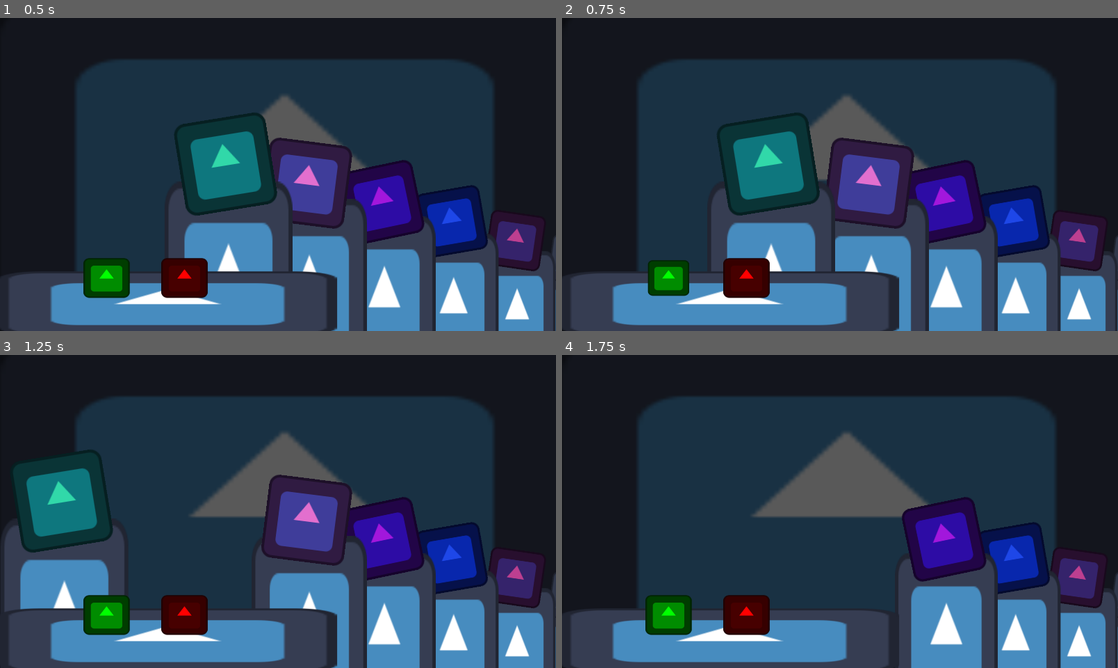
Above: before the commit, frames 1-4 (two rows, left to right).
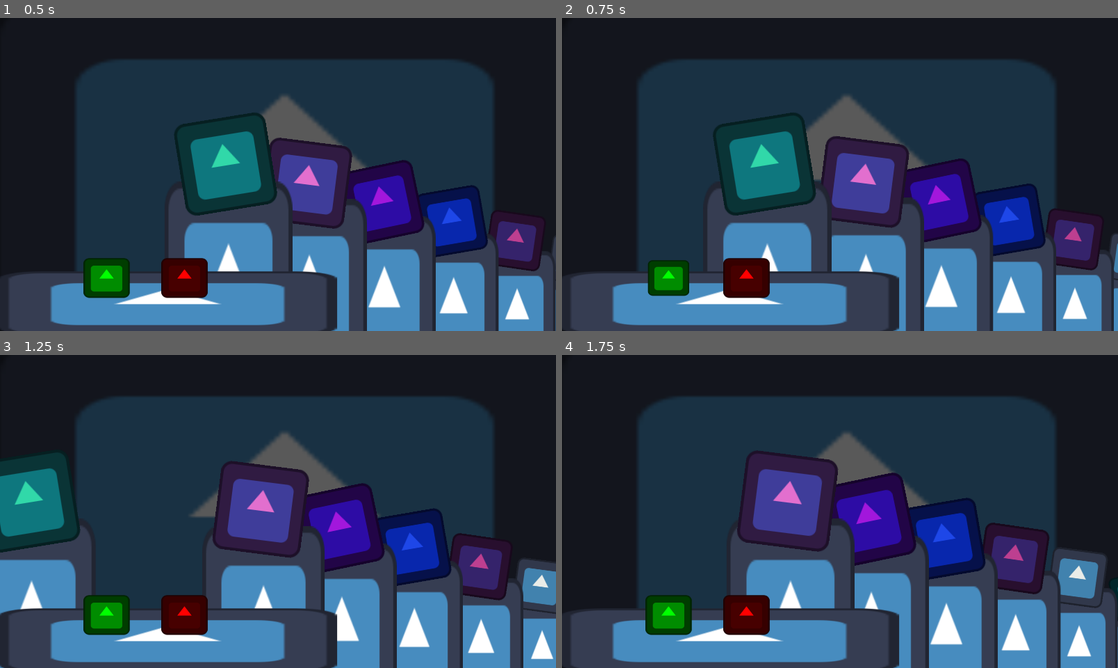
Above: after the commit, the same moments.

Repository: Turtana/secret-society
Game: Godot game, scene res://game.tscn
Two runs of this game, one before a commit and one after it. Both use one fixed random seed, a clock stepped at 60 frames per second and the inputs below. The engine's default icon, where the game draws it, is replaced by a stand-in: a white triangle on a blue panel in a dark square.
Inputs (mouse positions are in pixels of both pictures, inside the frame that each line leads up to):
- Up to frame 1 (0.5 s): no input
- Up to frame 2 (0.75 s): tap Enter at 0.5 s; move the mouse to (667, 277) at 0.52 s; click (667, 277) at 0.67 s
- Up to frame 3 (1.25 s): no input
- Up to frame 4 (1.75 s): move the mouse to (745, 614) at 1.27 s; click (745, 614) at 1.42 s

Frame 1 is identical in both runs. In frame 2, 8.3% of the frame differs, in the area x 26-100%, y 30-100%; in frame 3, 27%, in the area x 0-100%, y 30-100%; in frame 4, 20%.

Commit message:
line movement

Diff:
--- a/button.gd
+++ b/button.gd
@@ -9,7 +9,6 @@
 
 func _on_input_event(_viewport: Node, event: InputEvent, _shape_idx: int) -> void:
 	if (event is InputEventMouseButton && event.pressed && can_press):
-		can_press = false
 		pressed.emit()
 		$Sprite.scale = .9 * orig_scale
 		await get_tree().create_timer(0.1).timeout
--- a/game.gd
+++ b/game.gd
@@ -4,7 +4,7 @@
 
 var guests: Array[Node2D] = []
 var number_of_guests := 10
-var guest_distance = 200
+var guest_distance := 200
 
 func _ready() -> void:
 	$Pass.pressed.connect(pass_pressed)
@@ -15,7 +15,7 @@
 		var guest_number = number_of_guests - i - 1
 		var new_guest = guest_template.instantiate()
 		$GuestLine.add_child(new_guest)
-		# drawn in reverse order to make the z-order work. Hopefully this won't backfire later...
+		# drawn in reverse order to make the z-order work. Looks ugly. Hopefully this won't backfire later...
 		new_guest.position = $JudgePosition.position + Vector2(number_of_guests * guest_distance - i * guest_distance - guest_distance, 0)
 		new_guest.scale *= 1 - guest_number * .1
 		# this has to be scaled, otherwise the line looks much thinner farther back
@@ -23,24 +23,27 @@
 		guests.append(new_guest)
 	guests.reverse() # NOW the first guy on the line is at the table
 
-# Called every frame. 'delta' is the elapsed time since the previous frame.
-func _process(_delta: float) -> void:
-	pass
+func pass_pressed() -> void:
+	$Reject.can_press = false
+	$Pass.can_press = false
 
-func pass_pressed() -> void:
 	var tween = create_tween()
 	var guest = guests.pop_front()
 
 	advance_line()
 
 	# guest leaves for Grey Docks
-	tween.tween_property(guest, "position", guest.position + Vector2(-2000, 0), 2.0)
+	tween.tween_property(guest, "position", guest.position + Vector2(-1200, 0), 1.0)
 	await tween.finished
 	guest.queue_free()
 
+	$Reject.can_press = true
 	$Pass.can_press = true
 
 func reject_pressed() -> void:
+	$Reject.can_press = false
+	$Pass.can_press = false
+
 	var tween = create_tween()
 	var guest = guests.pop_front()
 
@@ -54,7 +57,14 @@
 	guest.queue_free()
 
 	$Reject.can_press = true
+	$Pass.can_press = true
 
 func advance_line() -> void:
+	var goto_scale = Vector2.ONE
+	var goto_place = $JudgePosition.position
+	# I'm a genius.
 	for guest in guests:
-		pass
+		create_tween().tween_property(guest, "position", goto_place, 1.0)
+		create_tween().tween_property(guest, "scale", goto_scale, 1.0)
+		goto_place = guest.position
+		goto_scale = guest.scale
